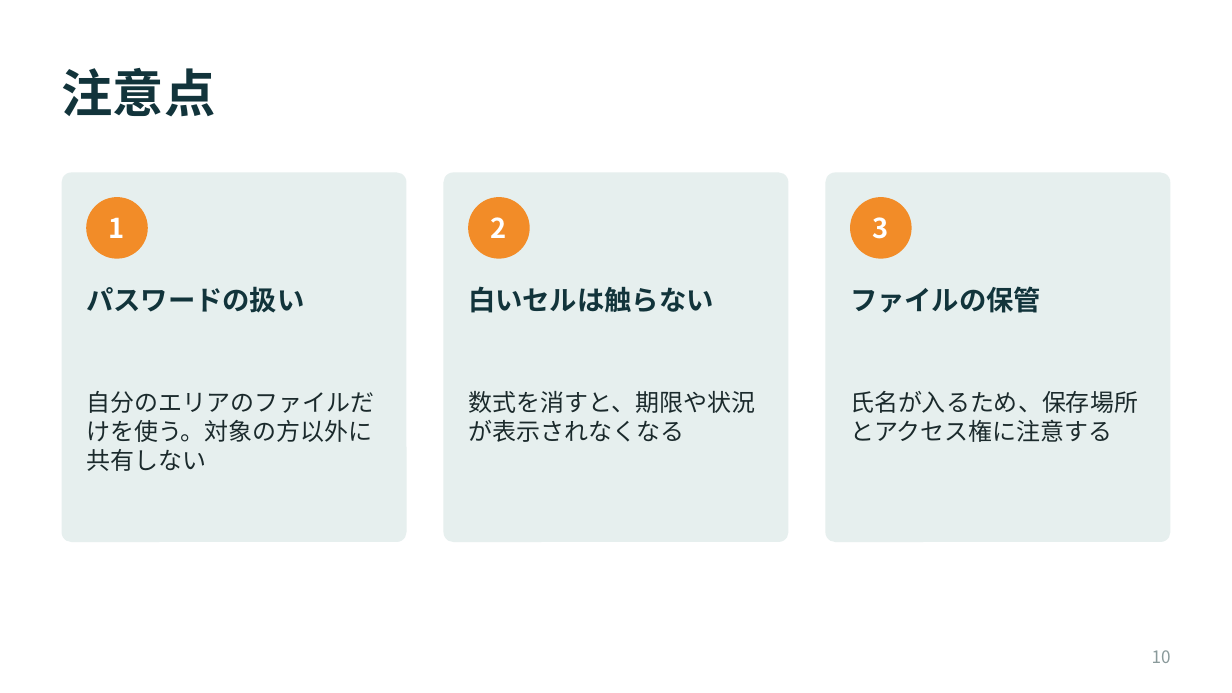
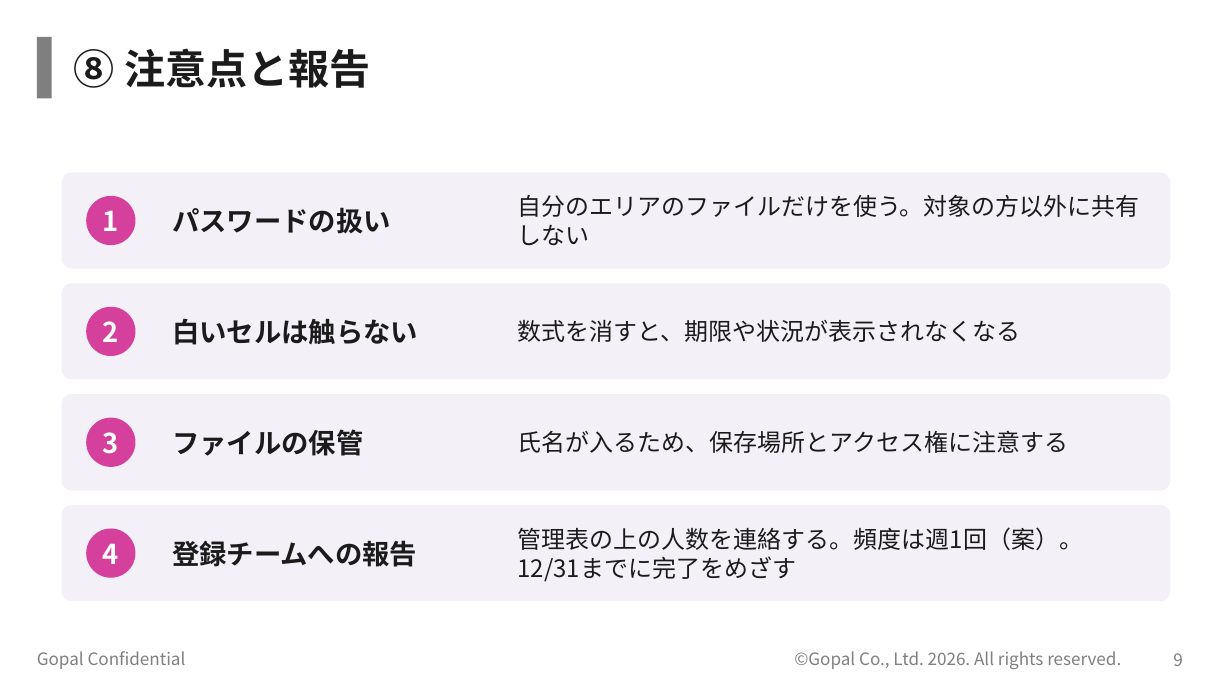
Before and after one commit to kagayugopal-eng/tamu, a slide deck: slide 9 of サプライチェーン基準_管理表の使い方.pptx (slide 10 before the commit). Drawn at 1232x693 pixels with LibreOffice and Linux fonts; fonts in the diff are those of the drawing; background and template pictures are left out. Boxes give left, top, right and bottom in pixels: in the first picture for what was removed or moved away, otherwise in the second. Text is boxed around its words. In the diff, an @@ line names an element or a change of style, - is before the commit and + after.

```diff
--- a/サプライチェーン基準_管理表の使い方.pptx
+++ b/サプライチェーン基準_管理表の使い方.pptx
@@ rectangle added at [37,37,52,99], fill #7F7F7F @@
@@ title at [74,48,370,88]: text changed; size 30 to 24 pt; text colour #12343B to #1B1B1B @@
-注意点
+⑧ 注意点と報告
@@ rounded rectangle removed at [62,172,407,542] @@
@@ rounded rectangle added at [62,172,1170,269], fill #F3F1F7 @@
@@ text "パスワードの扱い": place and size @@
-text "パスワードの扱い" at [86,286,304,313]
+text "パスワードの扱い" at [172,207,390,234]
@@ rounded rectangle removed at [444,172,788,542] @@
@@ text "自分のエリアのファイルだけを使う。対象の方以外に共有しない": place and size @@
-text "自分のエリアのファイルだけを使う。対象の方以外に共有しない" at [86,391,374,471]
+text "自分のエリアのファイルだけを使う。対象の方以外に共有しない" at [517,195,1139,246]
@@ rounded rectangle removed at [825,172,1170,542] @@
@@ ellipse "1": place and size @@
-ellipse "1" at [86,197,148,259]
+ellipse "1" at [86,196,136,245]
@@ rounded rectangle added at [62,283,1170,379], fill #F3F1F7 @@
@@ text "白いセルは触らない": place and size @@
-text "白いセルは触らない" at [468,286,714,313]
+text "白いセルは触らない" at [172,318,418,345]
@@ text colour #1B2A2C to #1B1B1B; vertical alignment top to middle in 3 elements at [517,431,1068,453], [517,195,1139,246], [517,320,1020,342] @@
@@ text "数式を消すと、期限や状況が表示されなくなる": place and size @@
-text "数式を消すと、期限や状況が表示されなくなる" at [468,391,755,442]
+text "数式を消すと、期限や状況が表示されなくなる" at [517,320,1020,342]
@@ ellipse "2": place and size @@
-ellipse "2" at [468,197,530,259]
+ellipse "2" at [86,307,136,356]
@@ rounded rectangle added at [62,394,1170,490], fill #F3F1F7 @@
@@ fill #F28C28 to #D5409D in 3 elements at [86,196,136,245], [86,307,136,356], [86,418,136,467] @@
@@ ellipse "3": place and size @@
-ellipse "3" at [850,197,912,259]
+ellipse "3" at [86,418,136,467]
@@ text colour #12343B to #1B1B1B; vertical alignment top to middle in 3 elements at [172,318,418,345], [172,207,390,234], [172,429,363,456] @@
@@ text "ファイルの保管": place and size @@
-text "ファイルの保管" at [850,286,1041,313]
+text "ファイルの保管" at [172,429,363,456]
@@ text "氏名が入るため、保存場所とアクセス権に注意する": place and size @@
-text "氏名が入るため、保存場所とアクセス権に注意する" at [850,391,1138,442]
+text "氏名が入るため、保存場所とアクセス権に注意する" at [517,431,1068,453]
@@ rounded rectangle added at [62,505,1170,601], fill #F3F1F7 @@
@@ ellipse added at [86,529,136,578], fill #D5409D, 16 pt, text #FFFFFF, bold @@
+4
@@ text added at [517,527,1083,582], 14 pt, text #1B1B1B @@
+管理表の上の人数を連絡する。頻度は週1回（案）。12/31までに完了をめざす
@@ text added at [172,540,417,567], 16 pt, text #1B1B1B, bold @@
+登録チームへの報告
@@ text added at [37,651,186,669], 10 pt, text #7F7F7F @@
+Gopal Confidential
@@ text added at [794,651,1121,669], 10 pt, text #7F7F7F @@
+©Gopal Co., Ltd. 2026. All rights reserved.
@@ page number removed at [1152,650,1171,663] @@
-10
@@ page number added at [1173,653,1183,666], 10 pt, text #7F7F7F @@
+9
```
Also in this commit, not shown: 5 other slides changed, 3 slides added, 5 slides removed.
